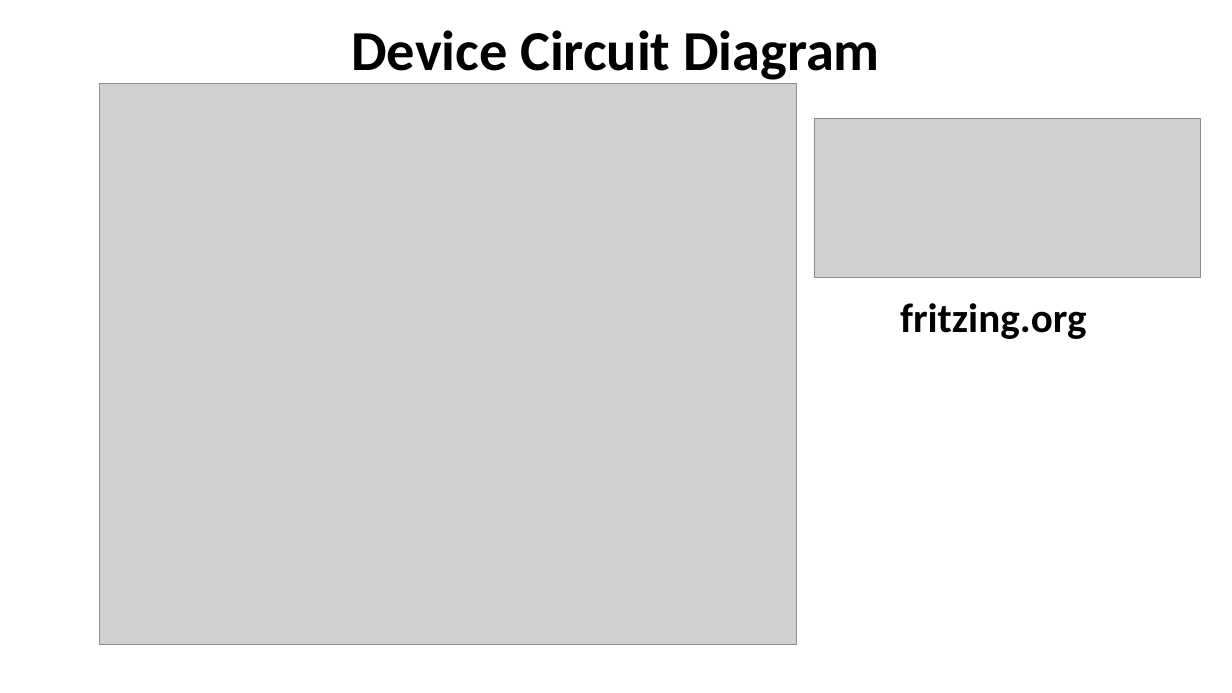
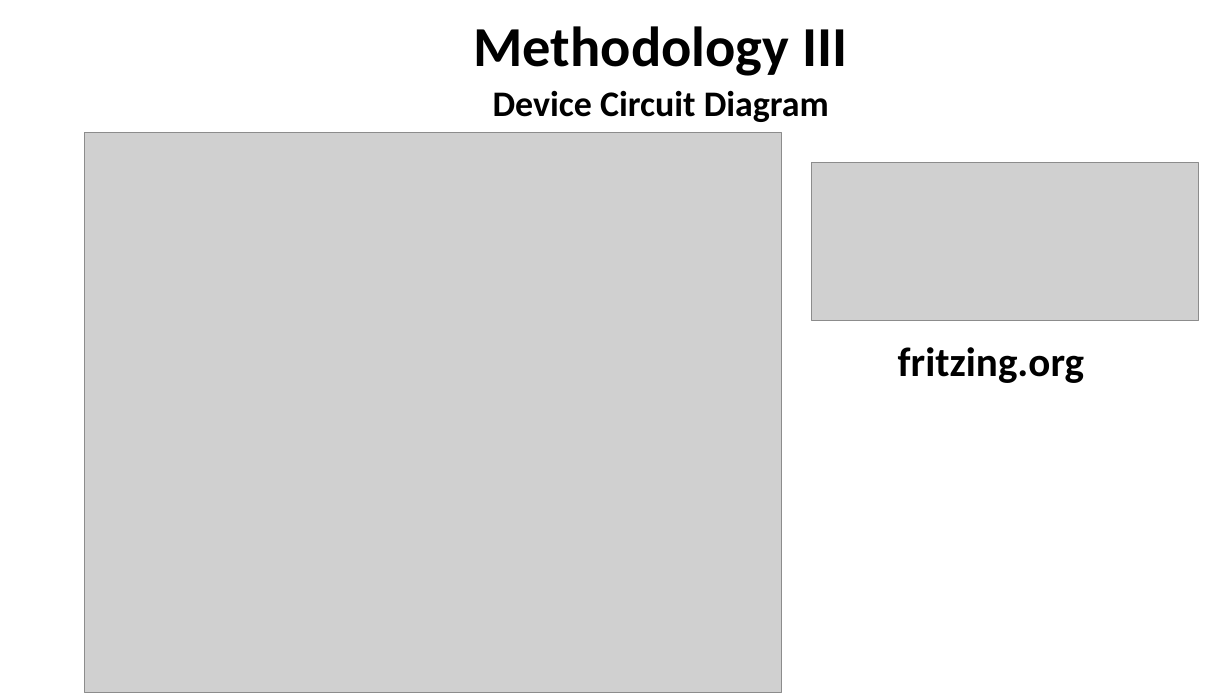
Before and after one commit to scoall/smart-plant, a slide deck: slide 7 of CMP311Presentation.pptx. Drawn at 1232x693 pixels with LibreOffice and Linux fonts; fonts in the diff are those of the drawing; grey boxes stand for pictures. Boxes give left, top, right and bottom in pixels: in the first picture for what was removed or moved away, otherwise in the second. Text is boxed around its words. In the diff, an @@ line names an element or a change of style, - is before the commit and + after.

```diff
--- a/CMP311Presentation.pptx
+++ b/CMP311Presentation.pptx
@@ text added at [474, 26, 848, 76], 44 pt, text #000000, bold @@
+Methodology III
@@ title "Device Circuit Diagram": place and size @@
-title "Device Circuit Diagram" at [351, 30, 880, 84]
+title "Device Circuit Diagram" at [493, 90, 829, 122]
@@ title "Device Circuit Diagram" at [493, 90, 829, 122]: size 44 to 28 pt @@
@@ picture: place and size @@
-picture at [100, 83, 797, 644]
+picture at [85, 132, 782, 693]
@@ picture: place and size @@
-picture at [814, 118, 1201, 277]
+picture at [812, 162, 1199, 321]
@@ text "fritzing.org": place and size @@
-text "fritzing.org" at [900, 303, 1086, 339]
+text "fritzing.org" at [898, 347, 1084, 383]
```
Also in this commit, not shown: 7 other slides changed.
